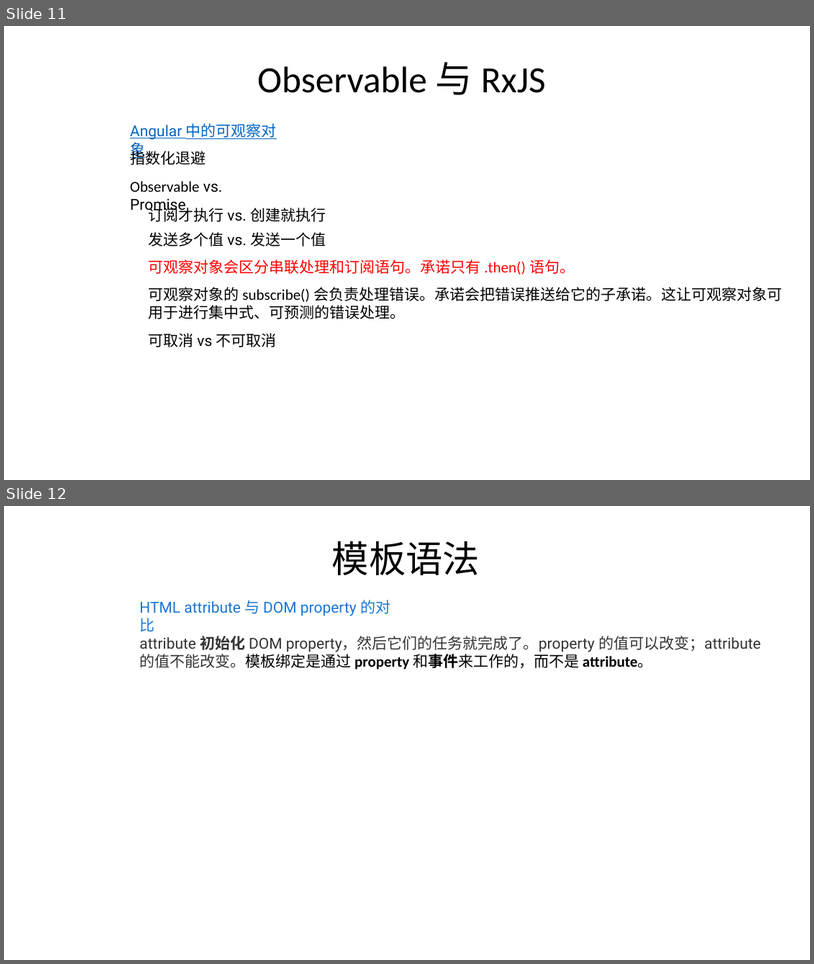
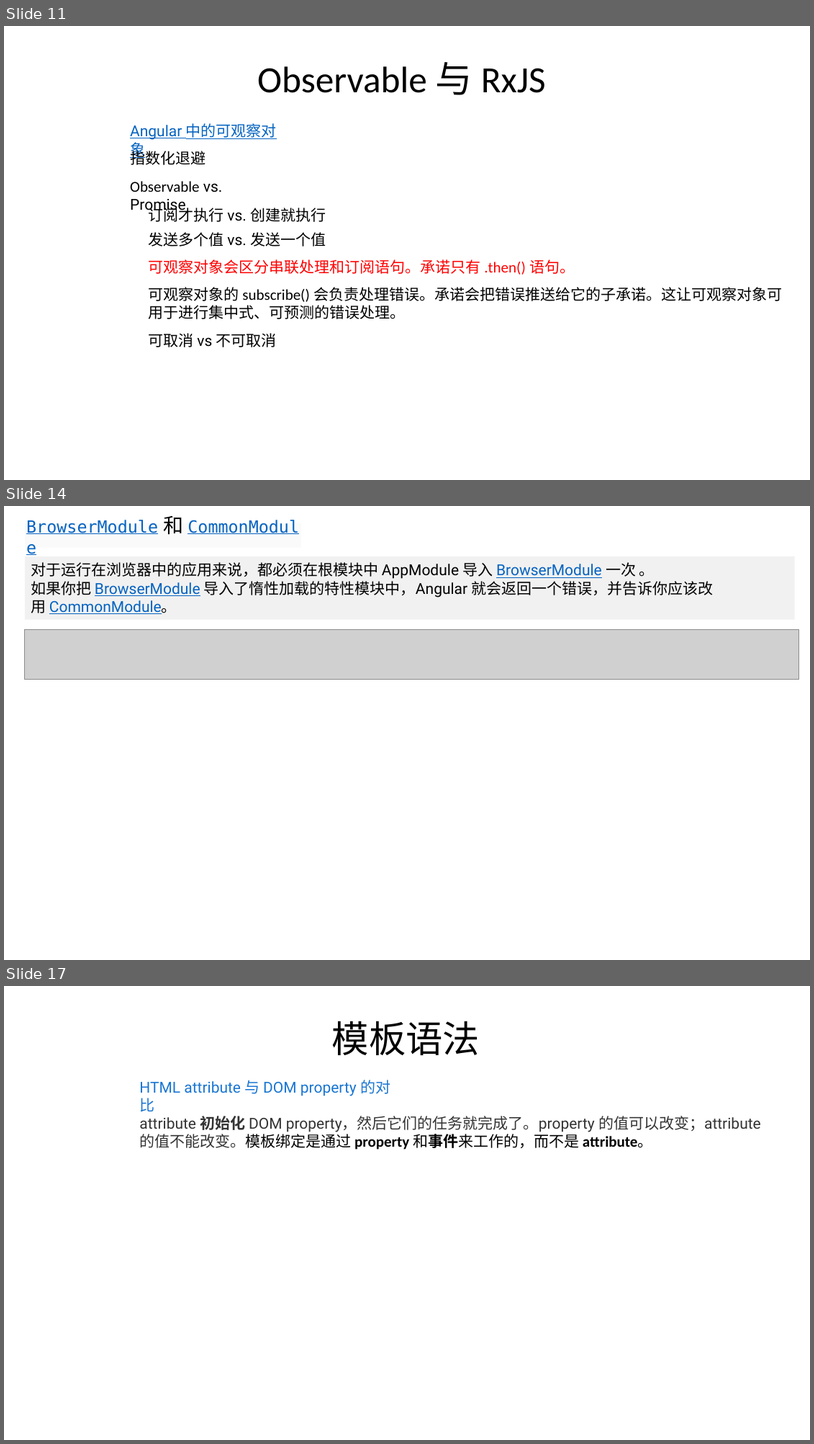
Before and after one commit to FredJiangFei/AngularDemo, a slide deck: Documents/angular.pptx. Shown one above the other, each under a label of ours: slides 11 and 12 before the commit, slides 11, 14 and 17 after it; the slides between them are not shown. The pictures are 814x964 and 814x1444 pixels, drawn with LibreOffice and Linux fonts; fonts in the diff are those of the drawing; grey boxes stand for pictures. Boxes give left, top, right and bottom in pixels: in the first picture for what was removed or moved away, otherwise in the second. Text is boxed around its words. In the diff, an @@ line names an element or a change of style, - is before the commit and + after.

```diff
--- a/Documents/angular.pptx
+++ b/Documents/angular.pptx
@@ slide 14 added at bbox=[4, 506, 810, 960], background #FFFFFF @@
@@ text added at bbox=[26, 516, 183, 614], 20 pt, text #0563C1, underline @@
+BrowserModule 和 CommonModule
@@ rectangle added at bbox=[25, 556, 795, 619], fill #F1F1F1, 18 pt, text #000000 @@
+对于运行在浏览器中的应用来说，都必须在根模块中 AppModule 导入 BrowserModule 一次 。
+如果你把 BrowserModule 导入了惰性加载的特性模块中，Angular 就会返回一个错误，并告诉你应该改用 CommonModule。
@@ picture added at bbox=[25, 629, 800, 679] @@
@@ what was slide 12 is now slide 17 @@
```
Also in this commit, not shown: 4 other slides added.
